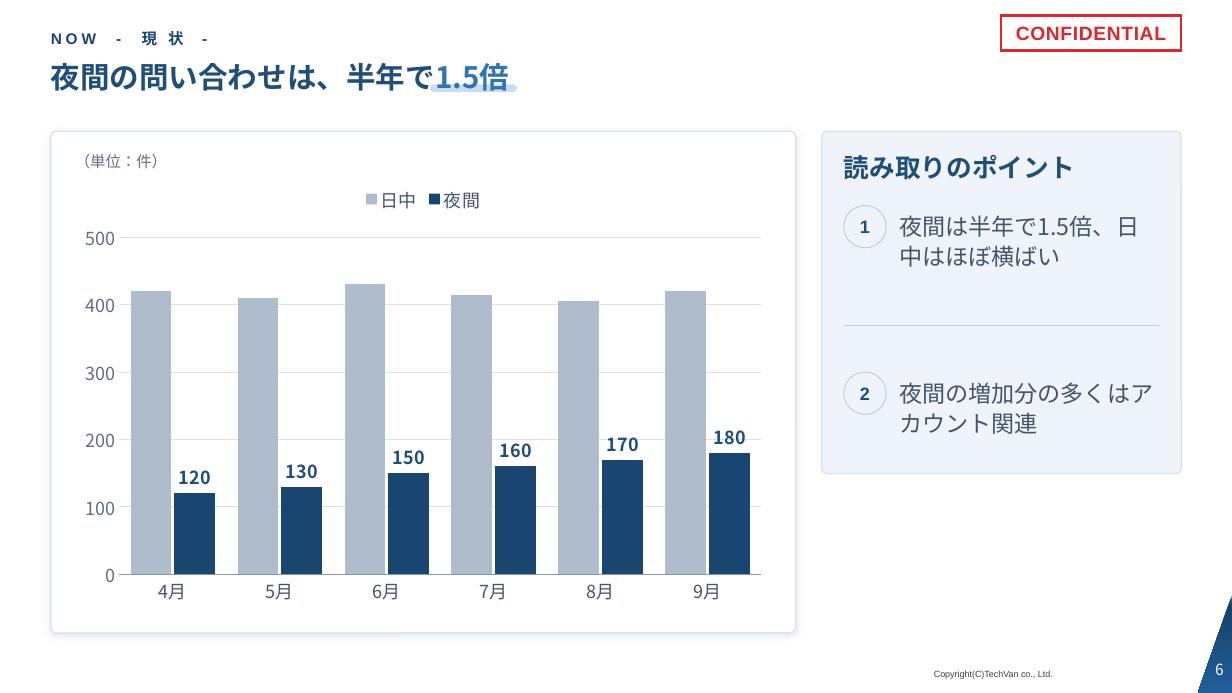
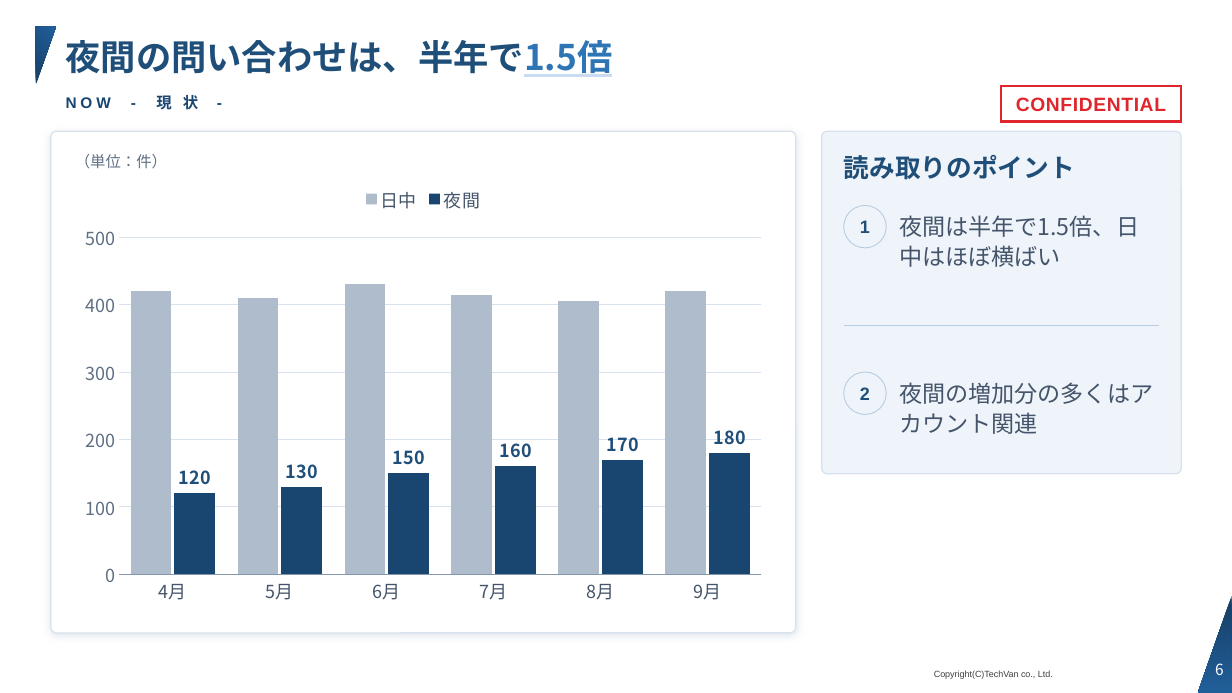
Before and after one commit to Kishi-Satoshi/slide-techvan-dist, a slide deck: slide 6 of plugins/slide-techvan/skills/slide-techvan/examples/catalog-techvan.pptx. Drawn at 1232x693 pixels with LibreOffice and Linux fonts; fonts in the diff are those of the drawing; background and template pictures are left out. Boxes give left, top, right and bottom in pixels: in the first picture for what was removed or moved away, otherwise in the second. Text is boxed around its words. In the diff, an @@ line names an element or a change of style, - is before the commit and + after.

```diff
--- a/plugins/slide-techvan/skills/slide-techvan/examples/catalog-techvan.pptx
+++ b/plugins/slide-techvan/skills/slide-techvan/examples/catalog-techvan.pptx
@@ right triangle added at <box>36,27,56,85</box>, fill gradient #163E64 to #215F9A @@
@@ title "夜間の問い合わせは、半年で1.5倍": place and size @@
-title "夜間の問い合わせは、半年で1.5倍" at <box>51,63,509,92</box>
+title "夜間の問い合わせは、半年で1.5倍" at <box>66,40,613,77</box>
@@ title "夜間の問い合わせは、半年で1.5倍" at <box>66,40,613,77</box>: size 23 to 27.5 pt; underline on in "夜間の問い合わせは、半年で1.5倍" @@
@@ rounded rectangle removed at <box>430,84,517,91</box> @@
@@ rectangle "CONFIDENTIAL": place and size @@
-rectangle "CONFIDENTIAL" at <box>1001,16,1181,51</box>
+rectangle "CONFIDENTIAL" at <box>1001,86,1181,121</box>
@@ text "NOW - 現 状 -": place and size @@
-text "NOW - 現 状 -" at <box>51,29,183,49</box>
+text "NOW - 現 状 -" at <box>66,93,198,113</box>
```
Also in this commit, not shown: 21 other slides changed, 24 other files.
